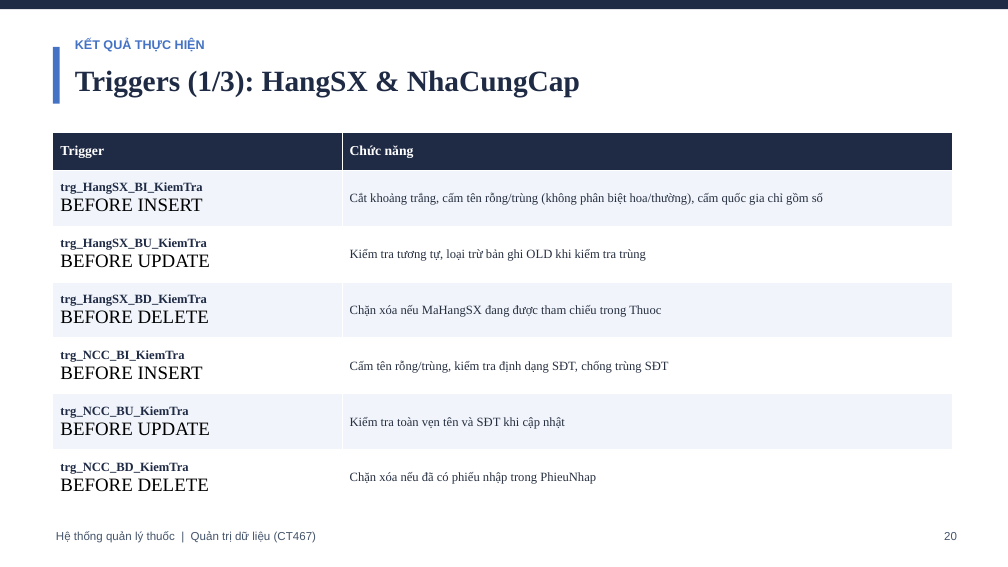
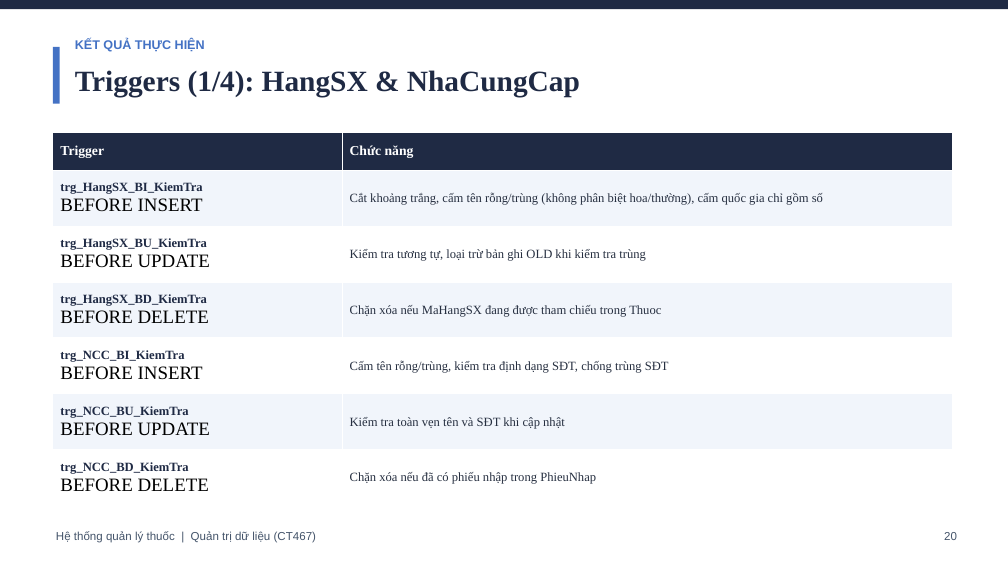
Before and after one commit to thinhtran0823-cyber/QTDL_quanlynhathuoc, a slide deck: slide 21 of BaoCao_HeThongThuoc (1).pptx. Drawn at 1008x567 pixels with LibreOffice and Linux fonts; fonts in the diff are those of the drawing. Boxes give left, top, right and bottom in pixels: in the first picture for what was removed or moved away, otherwise in the second. Text is boxed around its words. In the diff, an @@ line names an element or a change of style, - is before the commit and + after.

```diff
--- a/BaoCao_HeThongThuoc (1).pptx
+++ b/BaoCao_HeThongThuoc (1).pptx
@@ text at [75,70,580,97]: text changed @@
-Triggers (1/3): HangSX & NhaCungCap
+Triggers (1/4): HangSX & NhaCungCap
```
Also in this commit, not shown: 13 other slides changed, 9 slides added, 7 other files.
